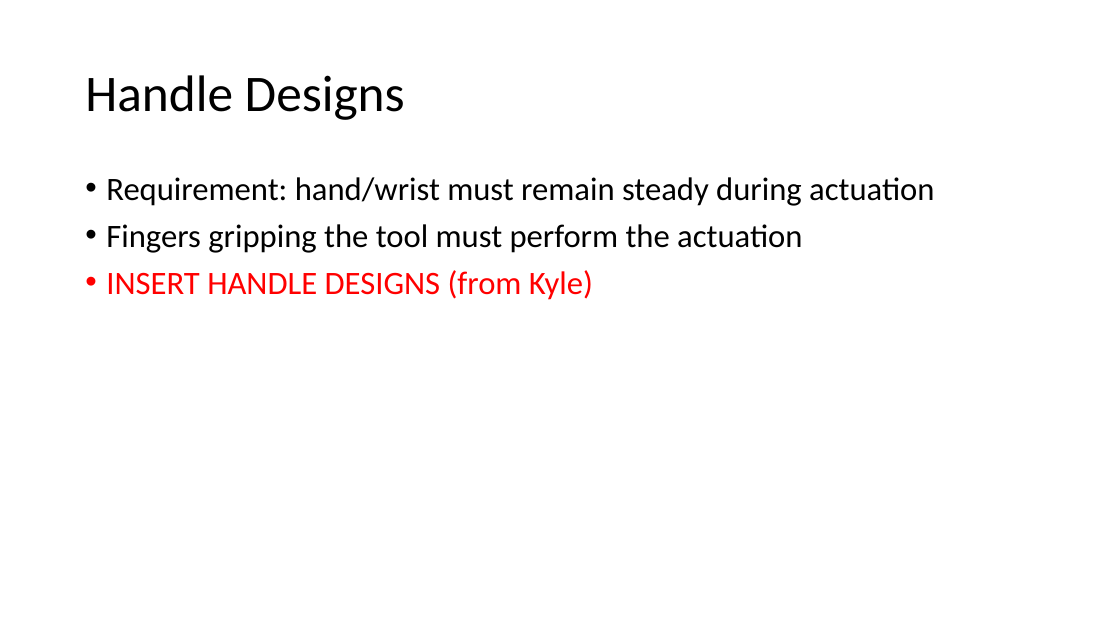
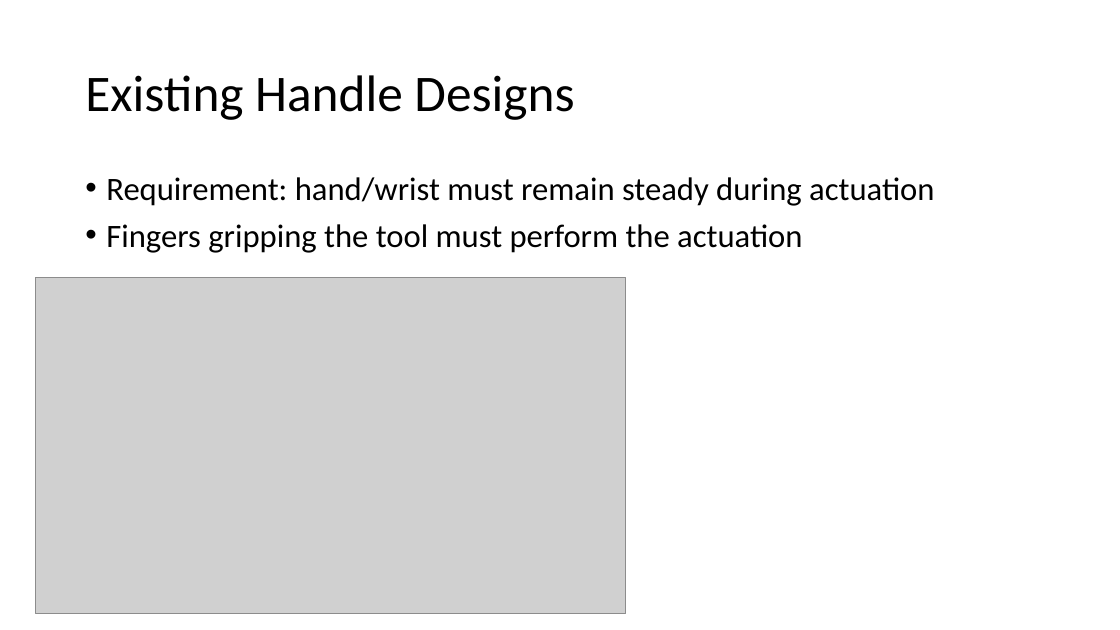
Before and after one commit to arushriswarup/Graduate-School, a slide deck: slide 5 of Instrument Ideas 16-Sep-2016.pptx. Drawn at 1120x630 pixels with LibreOffice and Linux fonts; fonts in the diff are those of the drawing; grey boxes stand for pictures. Boxes give left, top, right and bottom in pixels: in the first picture for what was removed or moved away, otherwise in the second. Text is boxed around its words. In the diff, an @@ line names an element or a change of style, - is before the commit and + after.

```diff
--- a/Instrument Ideas 16-Sep-2016.pptx
+++ b/Instrument Ideas 16-Sep-2016.pptx
@@ title at (85,75,574,120): text changed @@
-Handle Designs
+Existing Handle Designs
@@ picture added at (35,277,626,613) @@
@@ text at (106,270,593,300): paragraph removed @@
-• INSERT HANDLE DESIGNS (from Kyle)
```
Also in this commit, not shown: 1 other slide changed, 2 slides added, 9 other files.
